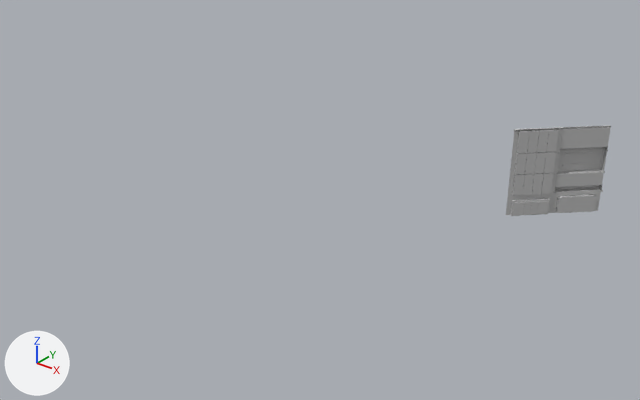
The FBX model Assets/Arts/BG/Restaurant_B/Mesh/BgMD_Restaurant_B.fbx as it was, and as the next commit left it.
One viewpoint serves both versions: a 50 mm camera at (106.5, -68.9, 66.9) aimed at (27.1, 30.3, 5.4). The lights are fixed; the arrows at lower left show +X, +Y and +Z. Where no turn or scale is listed for an object, it has been applied to the vertices.

Before the edit, the objects in view are built like this:
```python
me_mesh_001 = bpy.data.meshes.new('Mesh.001')
me_mesh_001.from_pydata(...)  # 213 vertices, 217 faces; spans x -50.0..50.0, y -51.4..19.2, z -102.0..0.0
me_mesh_001.materials.append(mat_lambert1)  # grey #bcbcbc
me_mesh_002 = bpy.data.meshes.new('Mesh.002')
me_mesh_002.from_pydata(...)  # 216 vertices, 223 faces; spans x -52.0..52.0, y -42.0..119.0, z -102.0..0.0
me_mesh_002.materials.append(mat_lambert1)  # grey #bcbcbc
ob_bgmd_restaurant_b = bpy.data.objects.new('BgMD_Restaurant_B', None)
ob_bgmd_restaurant_b.location = (56.52, 62.18, 0.0)
ob_bgmd_restaurant_b.rotation_euler = (1.571, 0.0, -2.362)  # degrees (90, 0, -135)
ob_bgmd_restaurant_b.scale = (0.01, 0.01, 0.01)
ob_building06_a_base = bpy.data.objects.new('Building06_A_base', me_mesh_001)
ob_building06_a_base.parent = ob_building06_a
ob_building06_a_base.location = (0.0, 0.0, 0.0)
ob_building06_a_base.rotation_euler = (1.571, 0.0, 0.0)  # degrees (90, 0, 0)
ob_building06_a_base.scale = (8.0, 1.0, 15.0)
ob_building06_b_base = bpy.data.objects.new('Building06_B_base', me_mesh_002)
ob_building06_b_base.parent = ob_building06_b
ob_building06_b_base.location = (0.0, -750.0, -64.44)
ob_building06_b_base.rotation_euler = (1.571, 0.0, 0.0)  # degrees (90, 0, 0)
ob_building06_b_base.scale = (8.0, 1.0, 15.0)
```
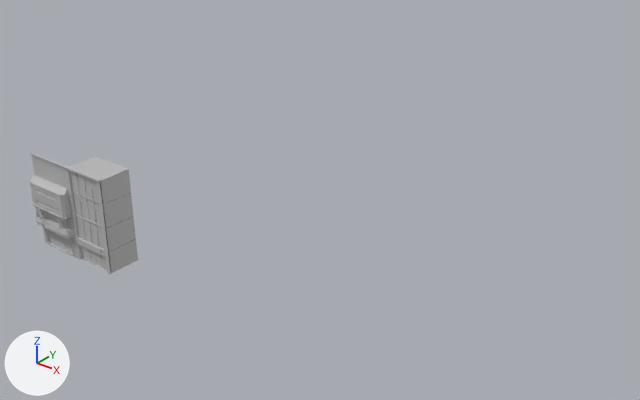
ob_bgmd_restaurant_b is not drawn itself; it is the parent of ob_building06_b, ob_building06_a.

The change, as a diff of the scene's bpy script:
```diff
--- a/Assets/Arts/BG/Restaurant_B/Mesh/BgMD_Restaurant_B.fbx.py
+++ b/Assets/Arts/BG/Restaurant_B/Mesh/BgMD_Restaurant_B.fbx.py
@@ me_mesh_035 @@
+me_mesh_035.from_pydata([(-3.74, -2.55, 0.0), (3.74, -2.55, 0.0), (-3.74, -2.55, 3.76), (3.74, -2.55, 3.76), (-3.74, 2.55, 3.76), (3.74, 2.55, 3.76), (-3.74, 2.55, 0.0), (3.74, 2.55, 0.0)], [], [(2, 4, 5, 3), (4, 6, 7, 5), (6, 0, 1, 7), (1, 3, 5, 7), (6, 4, 2, 0)])
+me_mesh_035.materials.append(mat_lambert1)  # grey #bcbcbc
@@ me_mesh_032 @@
+me_mesh_032.from_pydata([(-3.74, -2.55, 0.0), (3.74, -2.55, 0.0), (-3.74, -2.55, 3.61), (3.74, -2.55, 3.61), (-3.74, 2.55, 3.61), (3.74, 2.55, 3.61), (-3.74, 2.55, 0.0), (3.74, 2.55, 0.0)], [], [(2, 4, 5, 3), (4, 6, 7, 5), (6, 0, 1, 7), (1, 3, 5, 7), (6, 4, 2, 0)])
+me_mesh_032.materials.append(mat_lambert1)  # grey #bcbcbc
@@ me_mesh_034 @@
+me_mesh_034.from_pydata([(-3.74, -2.55, 0.0), (3.74, -2.55, 0.0), (-3.74, -2.55, 3.76), (3.74, -2.55, 3.76), (-3.74, 2.55, 3.76), (3.74, 2.55, 3.76), (-3.74, 2.55, 0.0), (3.74, 2.55, 0.0)], [], [(2, 4, 5, 3), (4, 6, 7, 5), (6, 0, 1, 7), (1, 3, 5, 7), (6, 4, 2, 0)])
+me_mesh_034.materials.append(mat_lambert1)  # grey #bcbcbc
@@ me_mesh_033 @@
+me_mesh_033.from_pydata([(-3.74, -2.55, 0.0), (3.74, -2.55, 0.0), (-3.74, -2.55, 3.8), (3.74, -2.55, 3.8), (-3.74, 2.55, 3.8), (3.74, 2.55, 3.8), (-3.74, 2.55, 0.0), (3.74, 2.55, 0.0)], [], [(2, 4, 5, 3), (4, 6, 7, 5), (6, 0, 1, 7), (1, 3, 5, 7), (6, 4, 2, 0)])
+me_mesh_033.materials.append(mat_lambert1)  # grey #bcbcbc
@@ ob_bgmd_restaurant_b @@
 ob_bgmd_restaurant_b = bpy.data.objects.new('BgMD_Restaurant_B', None)
-ob_bgmd_restaurant_b.location = (56.52, 62.18, 0.0)
-ob_bgmd_restaurant_b.rotation_euler = (1.571, 0.0, -2.362)  # degrees (90, 0, -135)
+ob_bgmd_restaurant_b.location = (0.0, 0.0, 0.0)
+ob_bgmd_restaurant_b.rotation_euler = (1.571, 0.0, 0.0)  # degrees (90, 0, 0)
 ob_bgmd_restaurant_b.scale = (0.01, 0.01, 0.01)
@@ ob_bgmd_restaurant_b_room04 @@
+ob_bgmd_restaurant_b_room04 = bpy.data.objects.new('BgMD_Restaurant_B_room04', me_mesh_035)
+ob_bgmd_restaurant_b_room04.location = (8.0, 2.9, 11.3)
@@ ob_bgmd_restaurant_b_room01 @@
+ob_bgmd_restaurant_b_room01 = bpy.data.objects.new('BgMD_Restaurant_B_room01', me_mesh_032)
+ob_bgmd_restaurant_b_room01.location = (8.0, 2.9, 0.0)
@@ ob_bgmd_restaurant_b_room03 @@
+ob_bgmd_restaurant_b_room03 = bpy.data.objects.new('BgMD_Restaurant_B_room03', me_mesh_034)
+ob_bgmd_restaurant_b_room03.location = (8.0, 2.9, 7.5)
@@ ob_bgmd_restaurant_b_room02 @@
+ob_bgmd_restaurant_b_room02 = bpy.data.objects.new('BgMD_Restaurant_B_room02', me_mesh_033)
+ob_bgmd_restaurant_b_room02.location = (8.0, 2.9, 3.7)
```

Boxes [x1, y1, x2, y2] around the edits, measured in the pictures (640 x 400 px):
'Building06_A_base', moved, turned: before [506, 127, 563, 216]; after [63, 166, 111, 275]
'Building06_B_base', moved, turned: before [552, 125, 611, 213]; after [30, 153, 77, 258]
'BgMD_Restaurant_B_room04', added: after [69, 156, 131, 205]
'BgMD_Restaurant_B_room03', added: after [102, 193, 133, 228]
'BgMD_Restaurant_B_room02', added: after [105, 216, 136, 252]
'BgMD_Restaurant_B_room01', added: after [83, 239, 138, 273]
'Building06_A_Sign', moved, turned (not visible before): after [80, 239, 102, 255]
'Building06_pipe08', moved, turned: before [559, 148, 608, 154]; after [29, 180, 69, 196]
'Building06_pipe04', moved, turned: before [556, 168, 605, 174]; after [33, 204, 72, 219]
'Building06_pipe05', moved, turned: before [554, 187, 603, 192]; after [36, 222, 74, 238]
'Building06_pipe07', moved, turned (not visible before): after [36, 215, 73, 232]
'Building06_pipe03', moved, turned (not visible afterwards): before [554, 188, 603, 194]
'pPipe1.001', moved, turned (not visible before): after [63, 219, 69, 231]
'Building06_pipe06', moved, turned (not visible before): after [36, 216, 73, 233]
'pPipe1.002', moved, turned (not visible before): after [40, 209, 45, 220]
'pPipe1.003', moved, turned (not visible before): after [58, 217, 63, 228]
'pPipe1', moved, turned (not visible before): after [35, 206, 40, 218]
